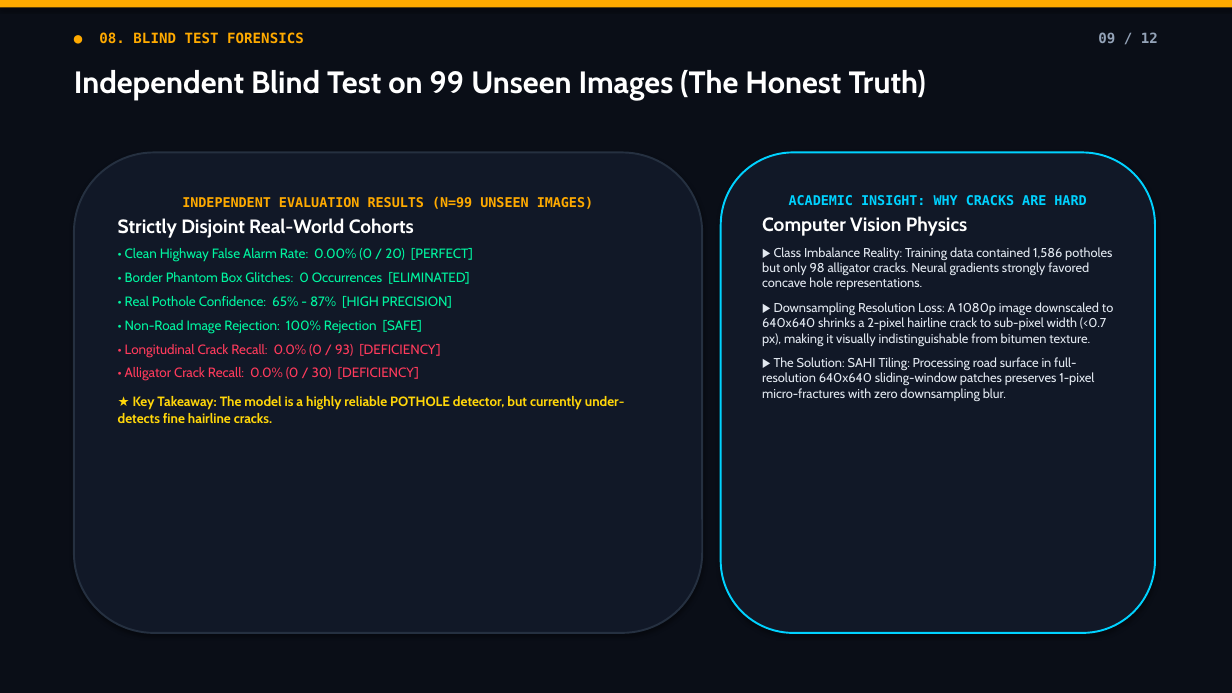
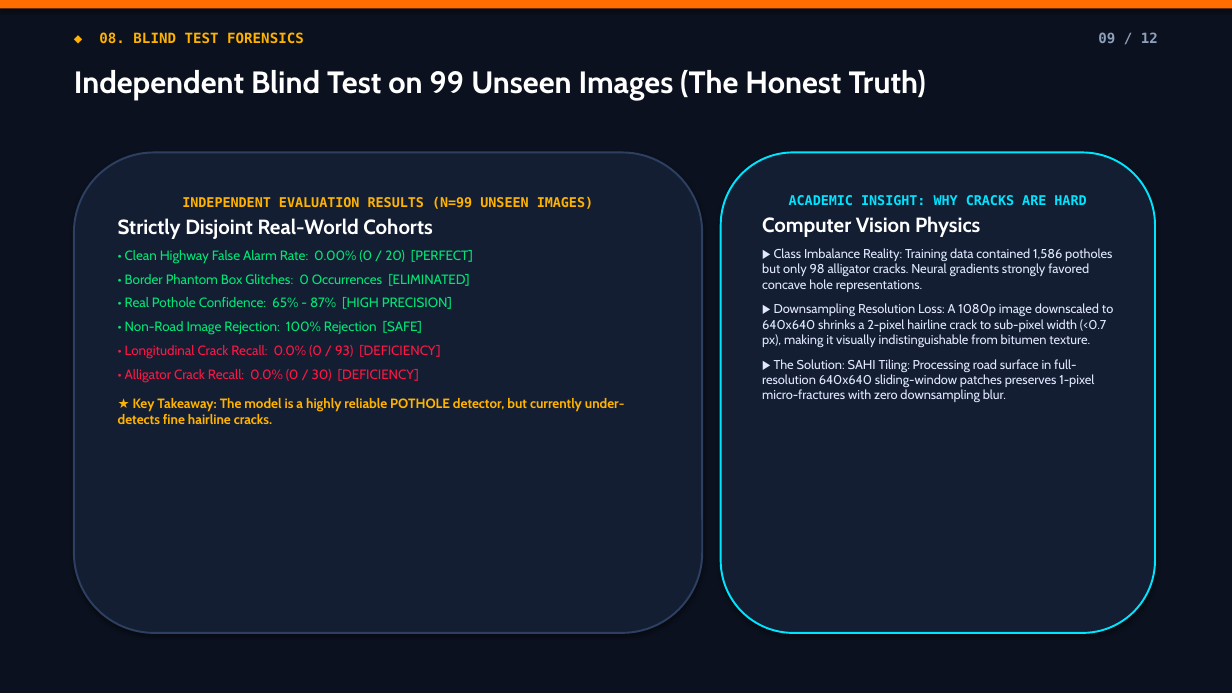
Before and after one commit to Priya-Ranjan-0201/Potholes-detector, a slide deck: slide 9 of ScamRoad_Presentation.pptx. Drawn at 1232x693 pixels with LibreOffice and Linux fonts; fonts in the diff are those of the drawing. Boxes give left, top, right and bottom in pixels: in the first picture for what was removed or moved away, otherwise in the second. Text is boxed around its words. In the diff, an @@ line names an element or a change of style, - is before the commit and + after.

Commit message:
feat(presentation): overhaul presentation with quantum slate theme, updated slides, and tests

```diff
--- a/ScamRoad_Presentation.pptx
+++ b/ScamRoad_Presentation.pptx
@@ rectangle at (x1=0, y1=0, x2=1232, y2=693): fill #0A0E17 to #0B111E @@
@@ rectangle at (x1=0, y1=0, x2=1232, y2=8): fill #FFAA00 to #FF6D00 @@
@@ rounded rectangle "INDEPENDENT EVALUATION RESULTS (N=99 UNSEEN ..." at (x1=74, y1=152, x2=702, y2=633): text colour #FFAA00 to #FFB300 in "INDEPENDENT EVALUATION RESULTS (N=99 UNSEEN IMAGES)"; size 15 to 16 pt in "Strictly Disjoint Real-World Cohorts"; text colour #00F5A0 to #00E676 in "• Clean Highway False Alarm Rate: 0.00% ...", "• Border Phantom Box Glitches: 0 Occurrences ...", "• Real Pothole Confidence: 65% - 87% ...", "• Non-Road Image Rejection: 100% Rejection [SAFE]"; text colour #FF3B5C to #FF1744 in "• Longitudinal Crack Recall: 0.0% (0 / ...", "• Alligator Crack Recall: 0.0% (0 / ..."; text colour #FFD60A to #FFB300 in "★ Key Takeaway: The model is a ..."; fill #111827 to #141E33; outline #253040 1.5 pt to #2E4061 1.5 pt @@
@@ rounded rectangle "ACADEMIC INSIGHT: WHY CRACKS ARE ..." at (x1=721, y1=152, x2=1155, y2=633): text colour #00D2FF to #00E5FF in "ACADEMIC INSIGHT: WHY CRACKS ARE HARD"; size 15 to 16 pt in "Computer Vision Physics"; text colour #E2E8F0 to #E0E7FF in "▶ Class Imbalance Reality: Training data contained ...", "▶ Downsampling Resolution Loss: A 1080p image ...", "▶ The Solution: SAHI Tiling: Processing road ..."; fill #111827 to #141E33; outline #00D2FF 1.5 pt to #00E5FF 1.5 pt @@
```
Also in this commit, not shown: 11 other slides changed, 15 other files.
